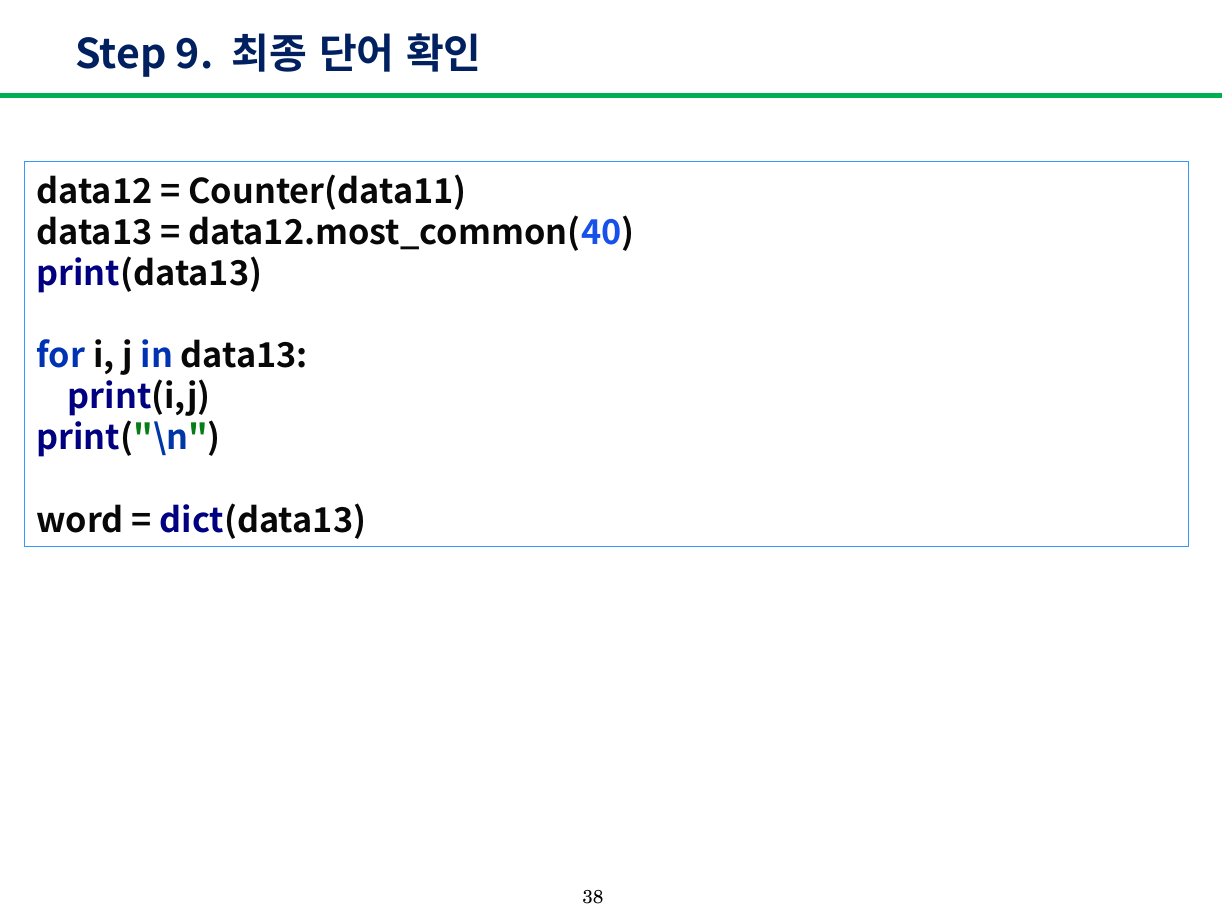
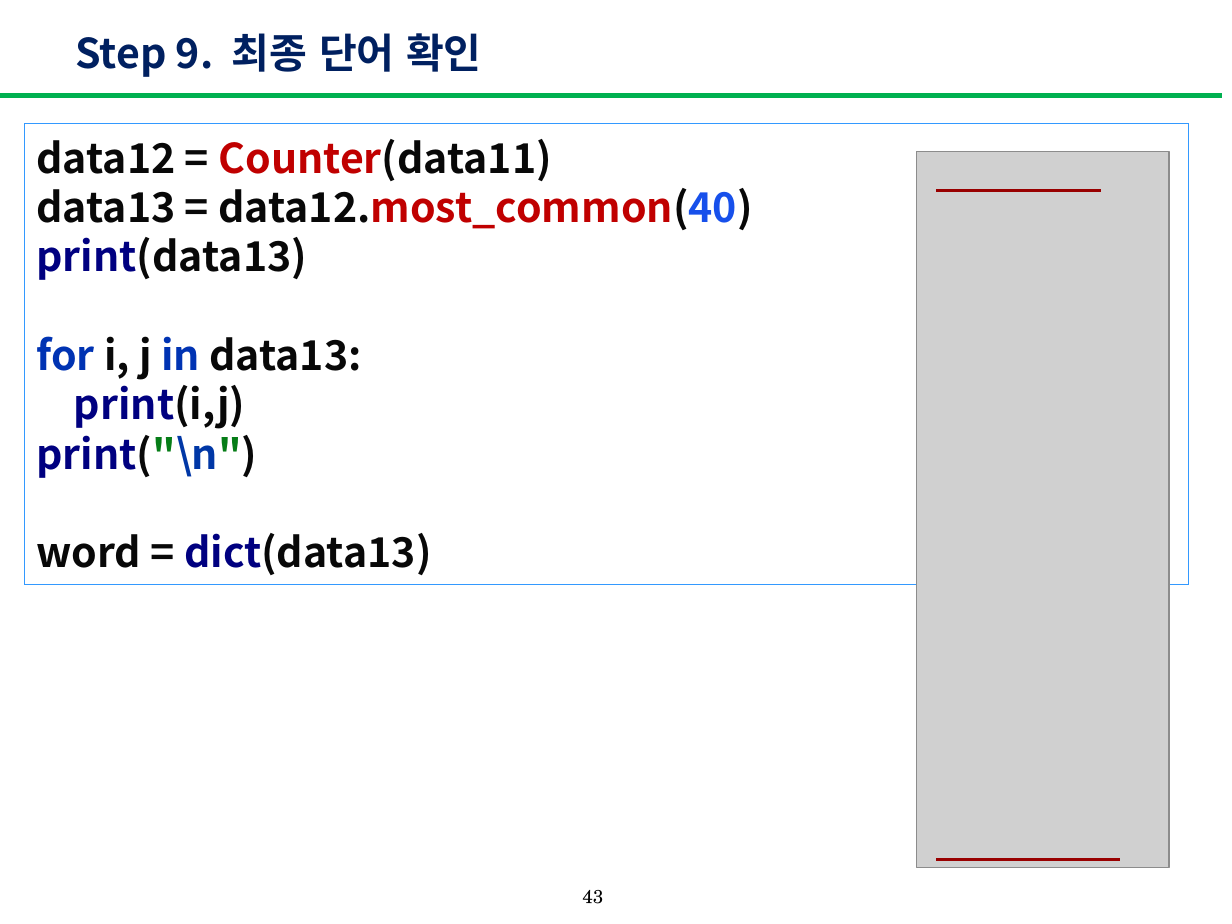
Before and after one commit to yoon-hyosun/PA, a slide deck: slide 43 of 한국어분석과워드클라우드_4.pptx (slide 38 before the commit). Drawn at 1232x924 pixels with LibreOffice and Linux fonts; fonts in the diff are those of the drawing; grey boxes stand for pictures. Boxes give left, top, right and bottom in pixels: in the first picture for what was removed or moved away, otherwise in the second. Text is boxed around its words. In the diff, an @@ line names an element or a change of style, - is before the commit and + after.

```diff
--- a/한국어분석과워드클라우드_4.pptx
+++ b/한국어분석과워드클라우드_4.pptx
@@ rectangle "data12 = Counter(data11) data13 = ...": place and size @@
-rectangle "data12 = Counter(data11) data13 = ..." at (25,161,1189,547)
+rectangle "data12 = Counter(data11) data13 = ..." at (25,124,1189,585)
@@ rectangle "data12 = Counter(data11) data13 = ..." at (25,124,1189,585): size 20 to 24 pt; text colour #080808 to #C00000 in "Counter(data11) data12.most_common(40)" @@
@@ picture added at (917,152,1169,867) @@
@@ line added from (936, 191) to (1101, 191), #990000 2 pt @@
@@ line added from (936, 860) to (1120, 860), #990000 2 pt @@
@@ page number at (582,890,603,904): text changed @@
-38
+43
```
Also in this commit, not shown: 31 other slides changed, 8 slides added, 2 slides removed.
